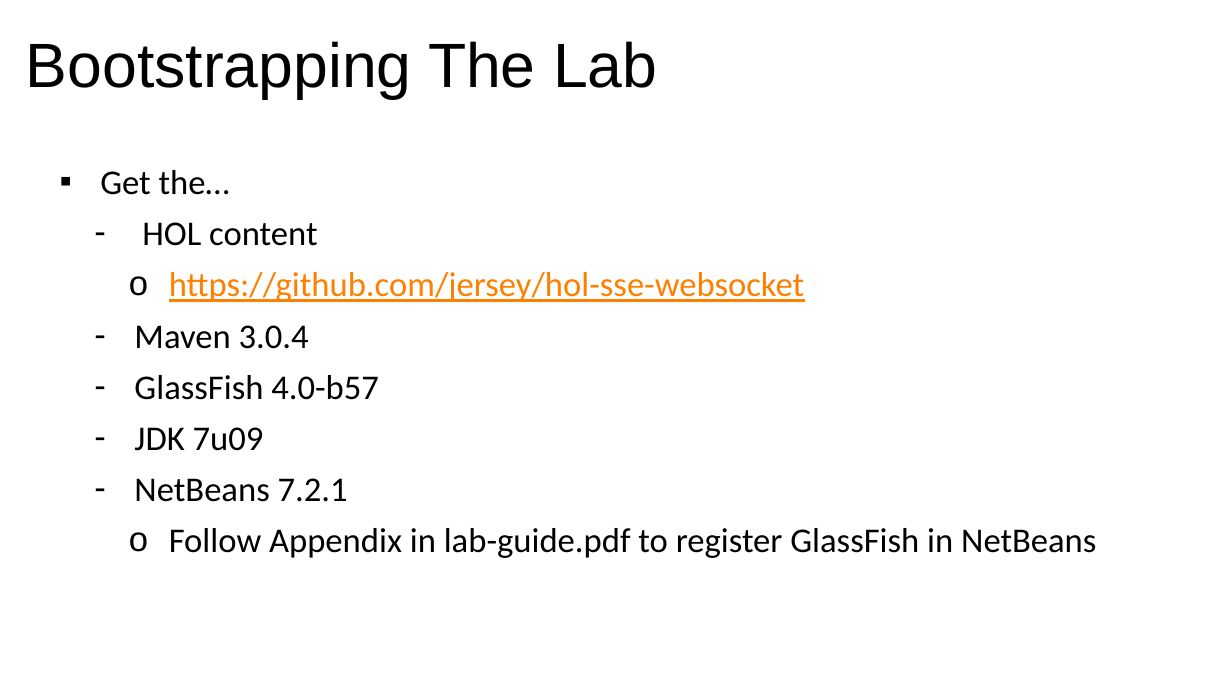
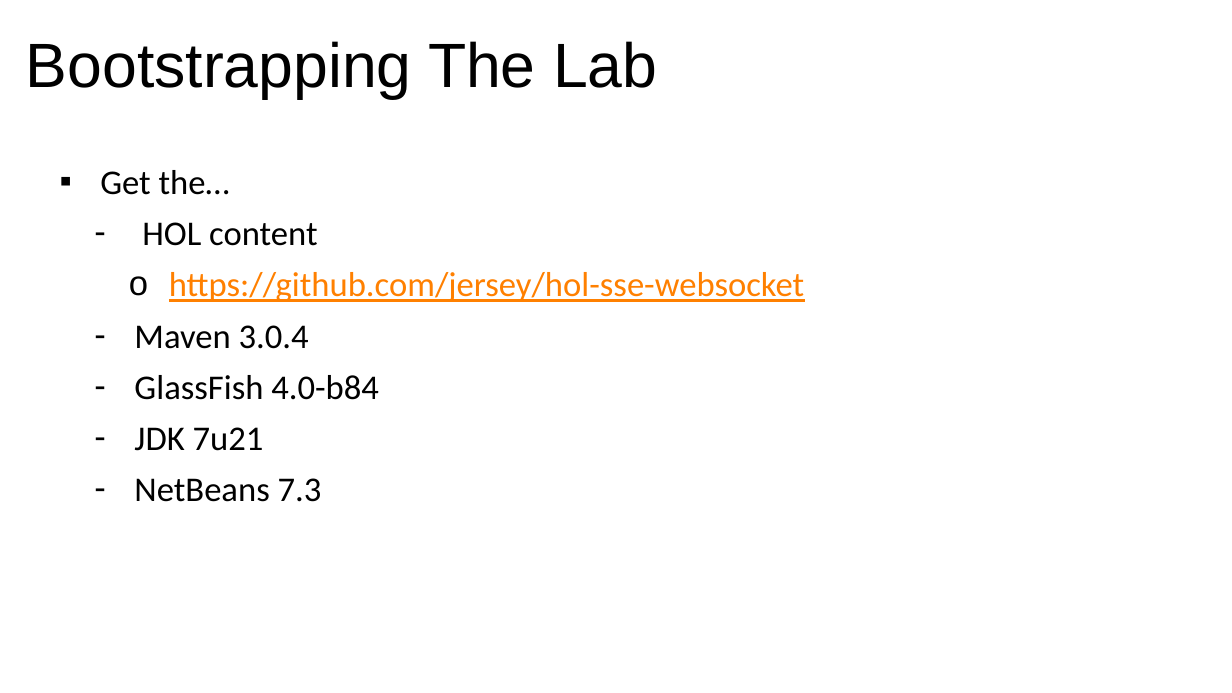
Before and after one commit to javaee/jersey-hol-sse-websocket, a slide deck: slide 4 of lab-slides.pptx. Drawn at 1232x693 pixels with LibreOffice and Linux fonts; fonts in the diff are those of the drawing; background and template pictures are left out. Boxes give left, top, right and bottom in pixels: in the first picture for what was removed or moved away, otherwise in the second. Text is boxed around its words. In the diff, an @@ line names an element or a change of style, - is before the commit and + after.

Commit message:
small updates in lab-slides

```diff
--- a/lab-slides.pptx
+++ b/lab-slides.pptx
@@ text at box(134, 375, 379, 502): text changed @@
-  – GlassFish 4.0-b57
-  – JDK 7u09
-  – NetBeans 7.2.1
-    o Follow Appendix in lab-guide.pdf to register GlassFish in NetBeans
+  – GlassFish 4.0-b84
+  – JDK 7u21
+  – NetBeans 7.3
```
Also in this commit, not shown: 4 other slides changed, 1 other file.
